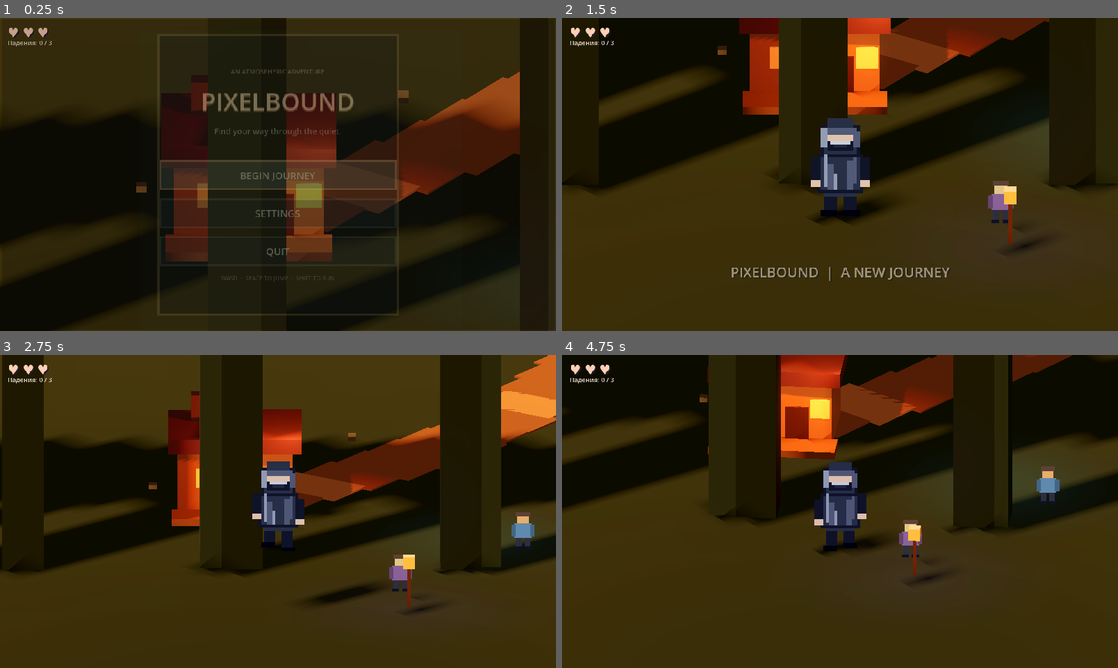
Above: before the commit, frames 1-4 (two rows, left to right).
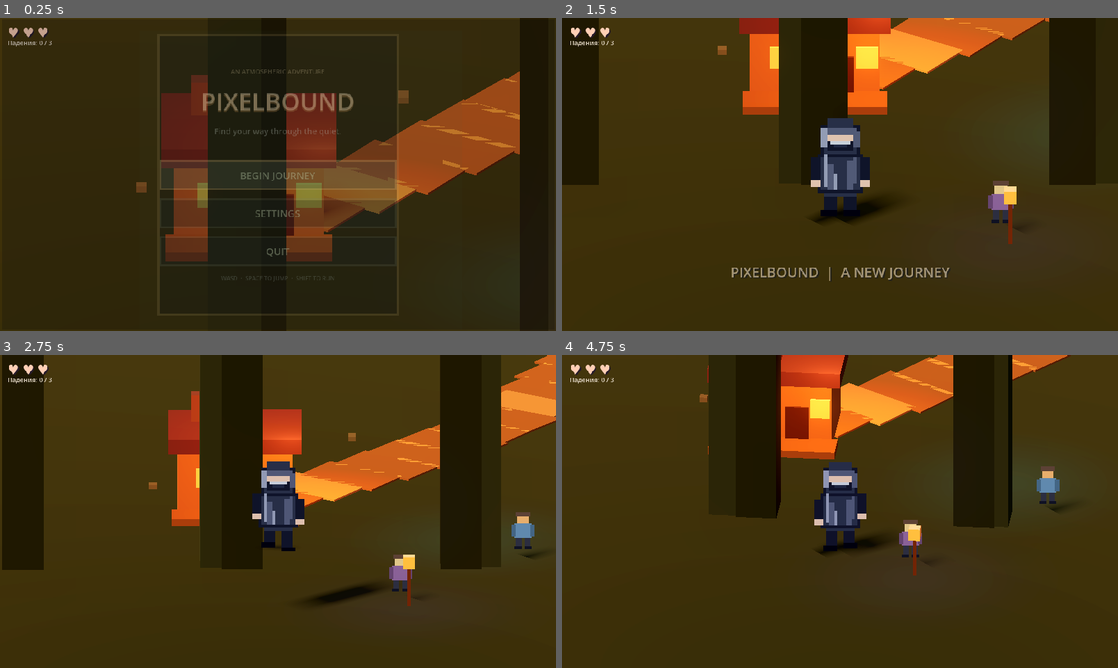
Above: after the commit, the same moments.

Repository: s1nnrockk/PIXELBOUND
Game: Godot game, scene res://scenes/test_lighting.tscn
Two runs of this game, one before a commit and one after it. Both use one fixed random seed, a clock stepped at 60 frames per second and the inputs below.
Inputs (mouse positions are in pixels of both pictures, inside the frame that each line leads up to):
- Up to frame 1 (0.25 s): no input
- Up to frame 2 (1.5 s): click "BEGIN JOURNEY" at 0.5 s; tap Enter at 1.25 s; move the mouse to (962, 158) at 1.27 s; hold D from 1.28 s (still down); hold Shift from 1.28 s (still down)
- Up to frame 3 (2.75 s): tap Space at 1.52, 2.27 s; move the mouse to (166, 527) at 2.02 s; release D at 2.03 s; release Shift at 2.03 s; hold S from 2.03 s (still down); tap Ctrl at 2.1 s
- Up to frame 4 (4.75 s): move the mouse to (895, 442) at 2.77 s; release S at 2.78 s; hold D 2.78-3.53 s; hold Shift 2.78-3.53 s; move the mouse to (812, 574) at 3.52 s; hold W 3.53-4.28 s; tap Ctrl at 3.6 s; tap Space at 3.77, 4.52 s; move the mouse to (1006, 558) at 4.27 s; hold A from 4.28 s (still down); hold Shift from 4.28 s (still down)

The runs differ from the first frame. In frame 1, 36% of the frame differs, in the area x 0-94%, y 17-100%; in frame 2, 25%; in frame 3, 21%; in frame 4, 26%.

Commit message:
Batch forest trails with MultiMesh and remove decorative shadows

Diff:
--- a/scripts/forest_location.gd
+++ b/scripts/forest_location.gd
@@ -247,6 +247,7 @@
 	mesh.size = Vector2(WORLD_HALF * 2.0 + 40.0, WORLD_HALF * 2.0 + 40.0)
 	ground.mesh = mesh
 	ground.material_override = grass_material
+	ground.cast_shadow = GeometryInstance3D.SHADOW_CASTING_SETTING_OFF
 	ground.position.y = -0.12
 	add_child(ground)
 
@@ -272,6 +273,8 @@
 		Vector3(54.0, 0.0, -18.0),
 		Vector3(42.0, 0.0, -30.0)
 	]
+	var trail_transforms: Array[Transform3D] = []
+	var trail_edge_transforms: Array[Transform3D] = []
 	for segment in range(waypoints.size() - 1):
 		var a: Vector3 = waypoints[segment]
 		var b: Vector3 = waypoints[segment + 1]
@@ -286,16 +289,19 @@
 			point.z += side.y * sin(t * PI) * 1.4
 			path_points.append(point)
 			_register_path_point(point)
-			var tile := MeshInstance3D.new()
-			var tile_mesh := BoxMesh.new()
-			tile_mesh.size = Vector3(PATH_WIDTH + rng.randf_range(-0.12, 0.18), 0.045, PATH_STEP + 0.12)
-			tile.mesh = tile_mesh
-			tile.material_override = path_material if rng.randf() > 0.16 else path_edge_material
-			tile.position = Vector3(point.x, -0.035, point.z)
-			tile.rotation.y = atan2(direction.x, direction.y)
-			add_child(tile)
+			var tile_width := PATH_WIDTH + rng.randf_range(-0.12, 0.18)
+			var tile_basis := Basis(Vector3.UP, atan2(direction.x, direction.y)).scaled(Vector3(tile_width / PATH_WIDTH, 1.0, 1.0))
+			var tile_transform := Transform3D(tile_basis, Vector3(point.x, -0.035, point.z))
+			if rng.randf() > 0.16:
+				trail_transforms.append(tile_transform)
+			else:
+				trail_edge_transforms.append(tile_transform)
 			if step % 5 == 0:
 				_add_path_stone(point, side)
+	var trail_mesh := BoxMesh.new()
+	trail_mesh.size = Vector3(PATH_WIDTH, 0.045, PATH_STEP + 0.12)
+	_add_multimesh_batch("MainTrail", trail_mesh, path_material, trail_transforms)
+	_add_multimesh_batch("MainTrailEdges", trail_mesh, path_edge_material, trail_edge_transforms)
 
 func _add_path_stone(point: Vector3, side: Vector2) -> void:
 	var offset := rng.randf_range(1.5, 2.8) * (1.0 if rng.randf() > 0.5 else -1.0)
@@ -319,18 +325,22 @@
 func _build_remote_trail(start: Vector3, finish: Vector3) -> void:
 	var direction := Vector2(finish.x - start.x, finish.z - start.z).normalized()
 	var steps := int(ceil(start.distance_to(finish) / 4.0))
+	var trail_transforms: Array[Transform3D] = []
+	var edge_transforms: Array[Transform3D] = []
+	var basis := Basis(Vector3.UP, atan2(direction.x, direction.y))
 	for i in range(steps):
 		var point := start.lerp(finish, float(i) / float(steps))
-		var tile := MeshInstance3D.new()
-		var mesh := BoxMesh.new()
-		mesh.size = Vector3(2.5, 0.05, 4.0)
-		tile.mesh = mesh
-		tile.material_override = path_material if i % 7 != 0 else path_edge_material
-		tile.position = Vector3(point.x, -0.04, point.z)
-		tile.rotation.y = atan2(direction.x, direction.y)
-		add_child(tile)
+		var transform := Transform3D(basis, Vector3(point.x, -0.04, point.z))
+		if i % 7 != 0:
+			trail_transforms.append(transform)
+		else:
+			edge_transforms.append(transform)
 		path_points.append(point)
 		_register_path_point(point)
+	var mesh := BoxMesh.new()
+	mesh.size = Vector3(2.5, 0.05, 4.0)
+	_add_multimesh_batch("RemoteTrail", mesh, path_material, trail_transforms)
+	_add_multimesh_batch("RemoteTrailEdges", mesh, path_edge_material, edge_transforms)
 
 func _build_crystal_quarry(pos: Vector3) -> void:
 	var rock := _mat(Color("#4c5664"))
@@ -437,6 +447,22 @@
 			trunks[species_index].set_instance_transform(instance_index, trunk_transforms[species_index][instance_index])
 			crowns[species_index].set_instance_transform(instance_index, crown_transforms[species_index][instance_index])
 
+func _add_multimesh_batch(node_name: String, mesh: Mesh, material: Material, transforms: Array[Transform3D]) -> void:
+	if transforms.is_empty():
+		return
+	var multi := MultiMesh.new()
+	multi.transform_format = MultiMesh.TRANSFORM_3D
+	multi.mesh = mesh
+	multi.instance_count = transforms.size()
+	for i in range(transforms.size()):
+		multi.set_instance_transform(i, transforms[i])
+	var instance := MultiMeshInstance3D.new()
+	instance.name = node_name
+	instance.multimesh = multi
+	instance.material_override = material
+	instance.cast_shadow = GeometryInstance3D.SHADOW_CASTING_SETTING_OFF
+	add_child(instance)
+
 func _new_multimesh(mesh: Mesh, material: Material, node_name: String) -> MultiMeshInstance3D:
 	var multi := MultiMesh.new()
 	multi.transform_format = MultiMesh.TRANSFORM_3D
@@ -446,6 +472,7 @@
 	instance.name = node_name
 	instance.multimesh = multi
 	instance.material_override = material
+	instance.cast_shadow = GeometryInstance3D.SHADOW_CASTING_SETTING_OFF
 	add_child(instance)
 	return instance
 
@@ -661,6 +688,7 @@
 	mesh.size = dimensions
 	instance.mesh = mesh
 	instance.material_override = material
+	instance.cast_shadow = GeometryInstance3D.SHADOW_CASTING_SETTING_OFF
 	instance.position = pos
 	parent.add_child(instance)
 
@@ -671,6 +699,7 @@
 	mesh.size = dimensions
 	instance.mesh = mesh
 	instance.material_override = material
+	instance.cast_shadow = GeometryInstance3D.SHADOW_CASTING_SETTING_OFF
 	instance.position = pos
 	add_child(instance)
 	return instance
